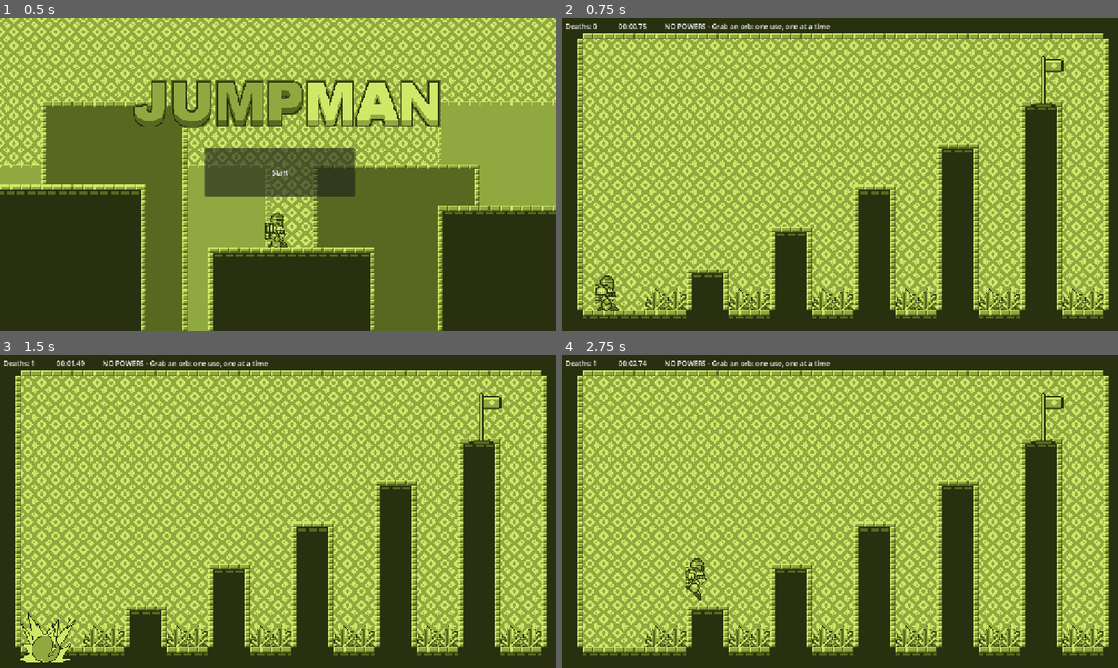
Above: before the commit, frames 1-4 (two rows, left to right).
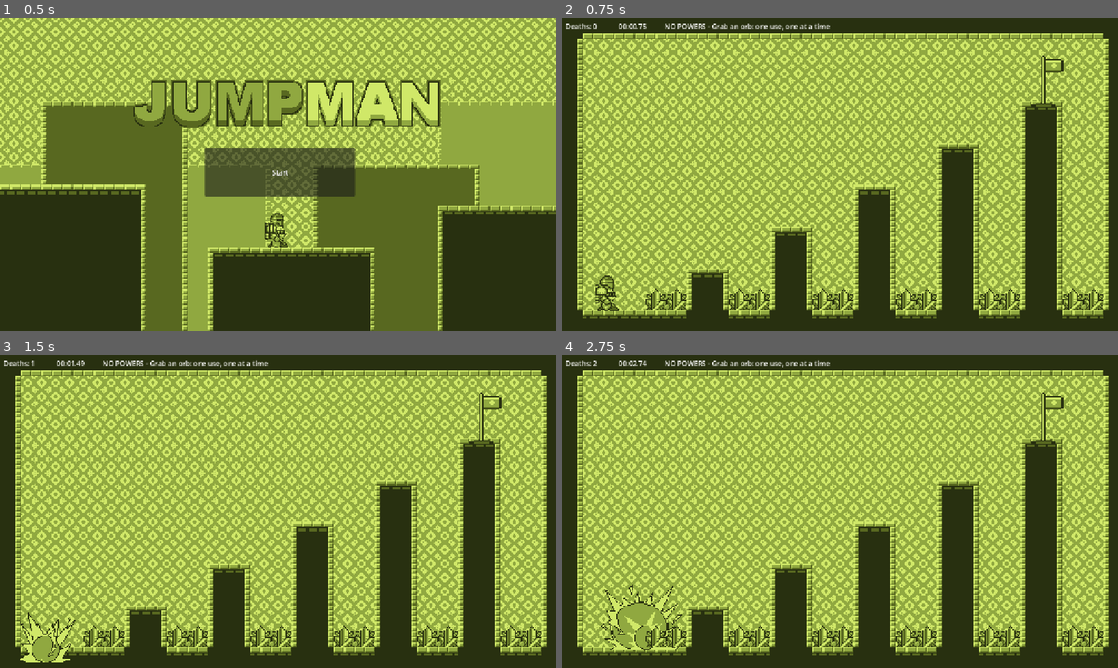
Above: after the commit, the same moments.

Repository: zliebowitz/ld60
Game: Godot game, scene res://scenes/title_screen.tscn
The game is run twice, just before and just after one commit, with the same random seed, the same clock (stepped at 60 frames per second) and the same inputs.
Inputs:
- Up to frame 1 (0.5 s): no input
- Up to frame 2 (0.75 s): click "Start" at 0.5 s
- Up to frame 3 (1.5 s): tap Enter (suicide) at 1.25 s; hold Right (right) from 1.28 s (still down); tap Shift (dash) at 1.35 s
- Up to frame 4 (2.75 s): keep holding Right (right); tap Space (jump) at 1.52, 2.27 s; tap Shift (dash) at 2.1 s

Frame 1 is identical in both runs. In frame 2, 1.1% of the frame differs, in the area x 15-98%, y 86-94%; in frame 3, 1.1%; in frame 4, 2.2%, in the area x 5-98%, y 1-95%.

Commit message:
Updating the spike art.

Diff:
--- a/speed-jumper/scenes/levels/level_1.tscn
+++ b/speed-jumper/scenes/levels/level_1.tscn
@@ -117,48 +117,48 @@
 
 [node name="Spikes" parent="Hazards" unique_id=1617340846 instance=ExtResource("8_s8va5")]
 position = Vector2(408, 648)
-scale = Vector2(1.5, 1.5)
+scale = Vector2(2, 2)
 
 [node name="Spikes2" parent="Hazards" unique_id=1746711117 instance=ExtResource("8_s8va5")]
 position = Vector2(456, 648)
-scale = Vector2(1.5, 1.5)
+scale = Vector2(2, 2)
 
 [node name="Spikes3" parent="Hazards" unique_id=1707517218 instance=ExtResource("8_s8va5")]
 position = Vector2(600, 648)
-scale = Vector2(1.5, 1.5)
+scale = Vector2(2, 2)
 
 [node name="Spikes4" parent="Hazards" unique_id=1524905590 instance=ExtResource("8_s8va5")]
 position = Vector2(648, 648)
-scale = Vector2(1.5, 1.5)
+scale = Vector2(2, 2)
 
 [node name="Spikes5" parent="Hazards" unique_id=120301597 instance=ExtResource("8_s8va5")]
 position = Vector2(792, 648)
-scale = Vector2(1.5, 1.5)
+scale = Vector2(2, 2)
 
 [node name="Spikes6" parent="Hazards" unique_id=1627750513 instance=ExtResource("8_s8va5")]
 position = Vector2(840, 648)
-scale = Vector2(1.5, 1.5)
+scale = Vector2(2, 2)
 
 [node name="Spikes7" parent="Hazards" unique_id=1778332935 instance=ExtResource("8_s8va5")]
 position = Vector2(984, 648)
-scale = Vector2(1.5, 1.5)
+scale = Vector2(2, 2)
 
 [node name="Spikes8" parent="Hazards" unique_id=711803100 instance=ExtResource("8_s8va5")]
 position = Vector2(1032, 648)
-scale = Vector2(1.5, 1.5)
+scale = Vector2(2, 2)
 
 [node name="Spikes9" parent="Hazards" unique_id=2041901189 instance=ExtResource("8_s8va5")]
 position = Vector2(1176, 648)
-scale = Vector2(1.5, 1.5)
+scale = Vector2(2, 2)
 
 [node name="Spikes10" parent="Hazards" unique_id=1610404306 instance=ExtResource("8_s8va5")]
 position = Vector2(1224, 648)
-scale = Vector2(1.5, 1.5)
+scale = Vector2(2, 2)
 
 [node name="Spikes11" parent="Hazards" unique_id=925557210 instance=ExtResource("8_s8va5")]
 position = Vector2(216, 648)
-scale = Vector2(1.5, 1.5)
+scale = Vector2(2, 2)
 
 [node name="Spikes12" parent="Hazards" unique_id=851981837 instance=ExtResource("8_s8va5")]
 position = Vector2(264, 648)
-scale = Vector2(1.5, 1.5)
+scale = Vector2(2, 2)
--- a/speed-jumper/scenes/levels/level_2.tscn
+++ b/speed-jumper/scenes/levels/level_2.tscn
@@ -119,63 +119,63 @@
 
 [node name="Spikes" parent="Hazards" unique_id=1617340846 instance=ExtResource("8_3p04p")]
 position = Vector2(312, 648)
-scale = Vector2(1.5, 1.5)
+scale = Vector2(2, 2)
 
 [node name="Spikes2" parent="Hazards" unique_id=132009761 instance=ExtResource("8_3p04p")]
 position = Vector2(360, 648)
-scale = Vector2(1.5, 1.5)
+scale = Vector2(2, 2)
 
 [node name="Spikes3" parent="Hazards" unique_id=927812711 instance=ExtResource("8_3p04p")]
 position = Vector2(408.00003, 648)
-scale = Vector2(1.5, 1.5)
+scale = Vector2(2, 2)
 
 [node name="Spikes4" parent="Hazards" unique_id=570075792 instance=ExtResource("8_3p04p")]
 position = Vector2(456, 648)
-scale = Vector2(1.5, 1.5)
+scale = Vector2(2, 2)
 
 [node name="Spikes5" parent="Hazards" unique_id=1589303454 instance=ExtResource("8_3p04p")]
 position = Vector2(504, 648)
-scale = Vector2(1.5, 1.5)
+scale = Vector2(2, 2)
 
 [node name="Spikes6" parent="Hazards" unique_id=2128140010 instance=ExtResource("8_3p04p")]
 position = Vector2(552, 648)
-scale = Vector2(1.5, 1.5)
+scale = Vector2(2, 2)
 
 [node name="Spikes7" parent="Hazards" unique_id=1611839203 instance=ExtResource("8_3p04p")]
 position = Vector2(600, 648)
-scale = Vector2(1.5, 1.5)
+scale = Vector2(2, 2)
 
 [node name="Spikes8" parent="Hazards" unique_id=514037390 instance=ExtResource("8_3p04p")]
 position = Vector2(648, 648)
-scale = Vector2(1.5, 1.5)
+scale = Vector2(2, 2)
 
 [node name="Spikes9" parent="Hazards" unique_id=753076925 instance=ExtResource("8_3p04p")]
 position = Vector2(792, 648)
-scale = Vector2(1.5, 1.5)
+scale = Vector2(2, 2)
 
 [node name="Spikes10" parent="Hazards" unique_id=1320147637 instance=ExtResource("8_3p04p")]
 position = Vector2(840, 648)
-scale = Vector2(1.5, 1.5)
+scale = Vector2(2, 2)
 
 [node name="Spikes11" parent="Hazards" unique_id=1333017018 instance=ExtResource("8_3p04p")]
 position = Vector2(888, 648)
-scale = Vector2(1.5, 1.5)
+scale = Vector2(2, 2)
 
 [node name="Spikes12" parent="Hazards" unique_id=1383498722 instance=ExtResource("8_3p04p")]
 position = Vector2(936, 648)
-scale = Vector2(1.5, 1.5)
+scale = Vector2(2, 2)
 
 [node name="Spikes13" parent="Hazards" unique_id=171304759 instance=ExtResource("8_3p04p")]
 position = Vector2(984, 648)
-scale = Vector2(1.5, 1.5)
+scale = Vector2(2, 2)
 
 [node name="Spikes14" parent="Hazards" unique_id=1720738683 instance=ExtResource("8_3p04p")]
 position = Vector2(1032, 648)
-scale = Vector2(1.5, 1.5)
+scale = Vector2(2, 2)
 
 [node name="Spikes15" parent="Hazards" unique_id=1735392013 instance=ExtResource("8_3p04p")]
 position = Vector2(1080, 648)
-scale = Vector2(1.5, 1.5)
+scale = Vector2(2, 2)
 
 [node name="Powerups" type="Node2D" parent="." unique_id=1228885330]
 
--- a/speed-jumper/scenes/levels/level_5.tscn
+++ b/speed-jumper/scenes/levels/level_5.tscn
@@ -129,11 +129,11 @@
 
 [node name="Spikes" parent="Hazards" unique_id=1617340846 instance=ExtResource("8_3p04p")]
 position = Vector2(226, 648)
-scale = Vector2(1.5, 1.5)
+scale = Vector2(2, 2)
 
 [node name="Spikes2" parent="Hazards" unique_id=1717962459 instance=ExtResource("8_3p04p")]
 position = Vector2(403, 648)
-scale = Vector2(1.5, 1.5)
+scale = Vector2(2, 2)
 
 [node name="SawPath" parent="." unique_id=1100441175 instance=ExtResource("9_qsp8v")]
 position = Vector2(-192, 330)
--- a/speed-jumper/scenes/levels/level_6.tscn
+++ b/speed-jumper/scenes/levels/level_6.tscn
@@ -142,7 +142,7 @@
 
 [node name="Spikes" parent="Hazards" unique_id=1617340846 instance=ExtResource("8_lgrx1")]
 position = Vector2(216, 648)
-scale = Vector2(1.5, 1.5)
+scale = Vector2(2, 2)
 
 [node name="SawPath" parent="." unique_id=1100441175 instance=ExtResource("9_fhpes")]
 position = Vector2(-82, 91)
Binary file changed: speed-jumper/assets/images/Hazards/Spikes.png
